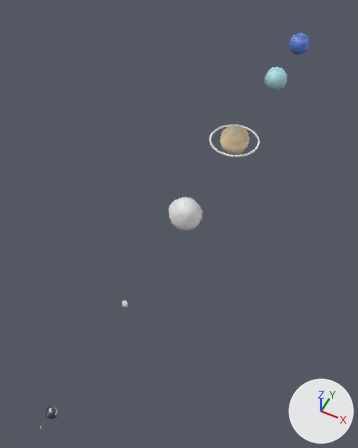
Renders of the Blender file Solar Systen.blend from each side of a commit.
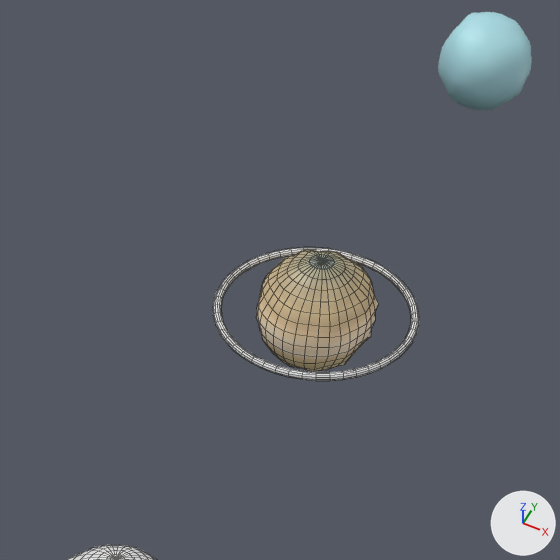
Each version is shown from a 50 mm lens placed at (126.0, 147.0, 315.0), pointed at (-22.0, 443.0, -55.0), then close up on the part from 44% to 82% of the width and 14% to 45% of the height. Lighting does not change. The marker at lower right points along +X, +Y and +Z. The close-ups show mesh edges as thin lines.

In view in the first close-up: 'Jupiter', 'Saturn', 'Saturn Ring', 'Uranus'.
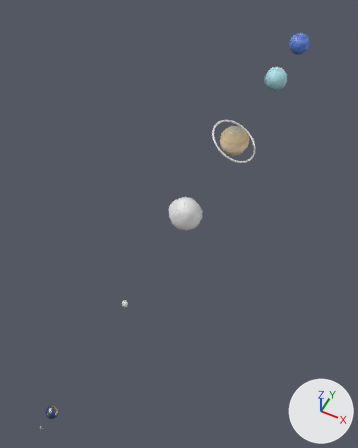
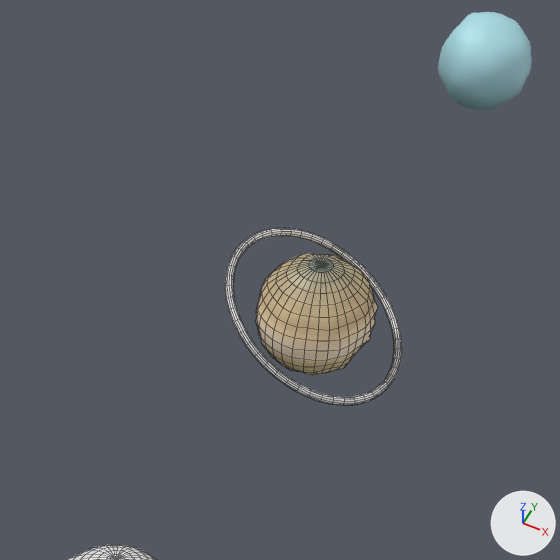
The change, as a diff of the scene's bpy script:
```diff
--- a/Solar Systen.blend.py
+++ b/Solar Systen.blend.py
@@ ob_saturn @@
 ob_saturn = bpy.data.objects.new('Saturn', me_sphere_007)
-ob_saturn.location = (0.0, 524.4, 0.0)
+ob_saturn.location = (0.3, 523.1, 0.0)
@@ ob_saturn_ring @@
 ob_saturn_ring = bpy.data.objects.new('Saturn Ring', me_torus)
-ob_saturn_ring.location = (0.0, 523.8, 0.0)
+ob_saturn_ring.location = (0.3, 522.5, 0.0)
+ob_saturn_ring.rotation_euler = (0.0, 0.519, 0.0)  # degrees (0, 30, 0)
 ob_saturn_ring.scale = (1.38, 1.38, 1.38)
```

Location of each change, (x1, y1, x2, y2) in pixels of the close-ups (560 x 560 px):
'Saturn', moved
    before: (256, 249, 378, 372)
    after: (255, 253, 377, 375)
'Saturn Ring', moved, turned
    before: (213, 247, 419, 381)
    after: (225, 228, 402, 405)
